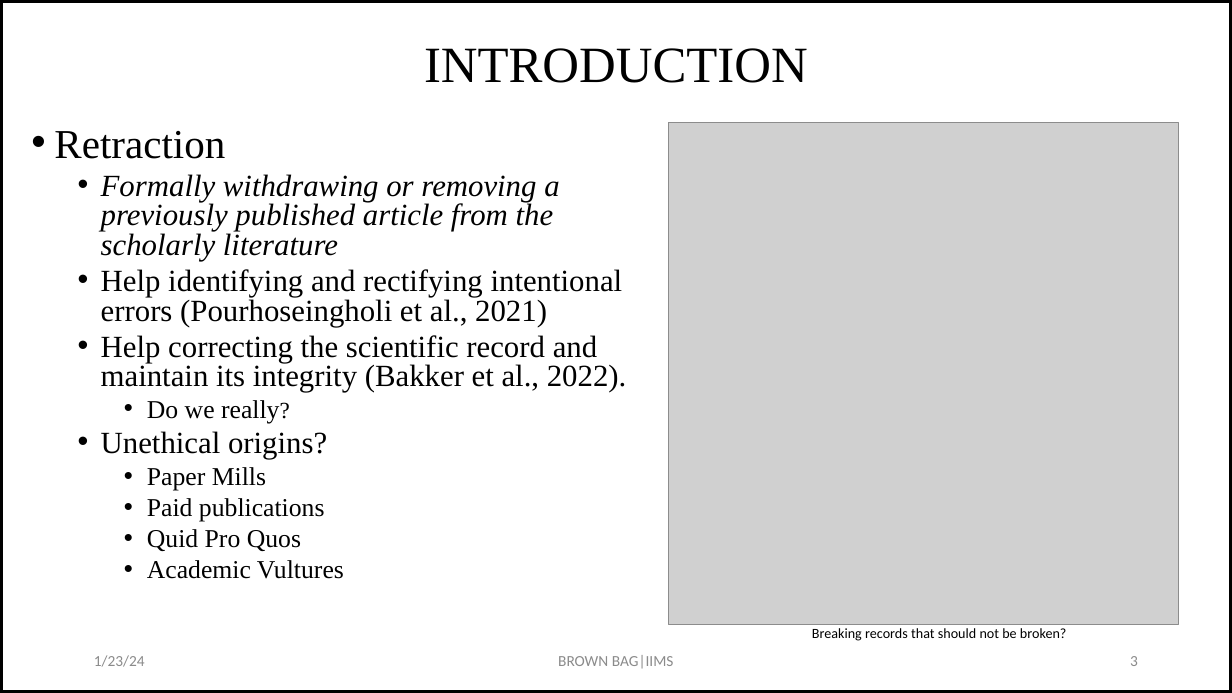
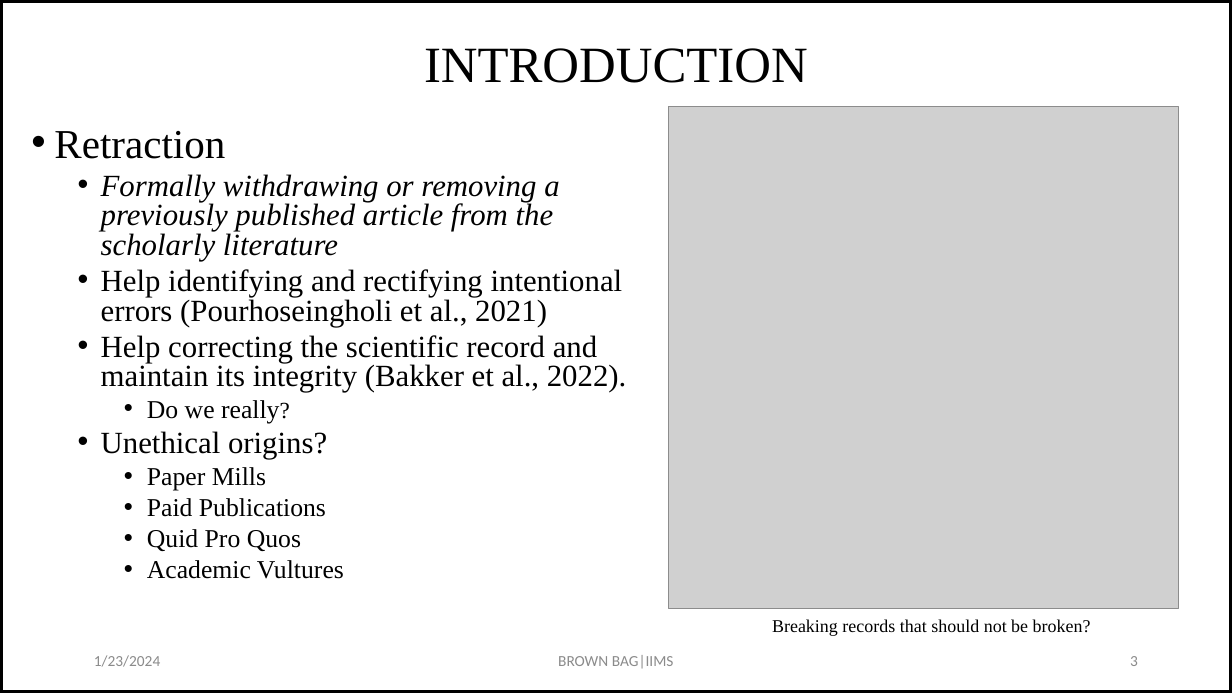
Before and after one commit to drkbhere/Retraction-Analysis, a slide deck: slide 3 of Brownbag-updated.pptx. Drawn at 1232x693 pixels with LibreOffice and Linux fonts; fonts in the diff are those of the drawing; grey boxes stand for pictures. Boxes give left, top, right and bottom in pixels: in the first picture for what was removed or moved away, otherwise in the second. Text is boxed around its words. In the diff, an @@ line names an element or a change of style, - is before the commit and + after.

```diff
--- a/Brownbag-updated.pptx
+++ b/Brownbag-updated.pptx
@@ picture: place and size @@
-picture at [668,122,1178,624]
+picture at [668,106,1178,608]
@@ text at [147,498,326,517]: text changed @@
-    • Paid publications
+    • Paid Publications
@@ text "Breaking records that should not ...": place and size @@
-text "Breaking records that should not ..." at [812,628,1067,641]
+text "Breaking records that should not ..." at [772,619,1091,636]
@@ text "Breaking records that should not ..." at [772,619,1091,636]: size 11 to 14 pt, font Calibri to Times New Roman @@
@@ text at [94,655,160,667]: text changed @@
-1/23/24
+1/23/2024
```
Also in this commit, not shown: 25 other slides changed, 1 slide added, 1 other file.
